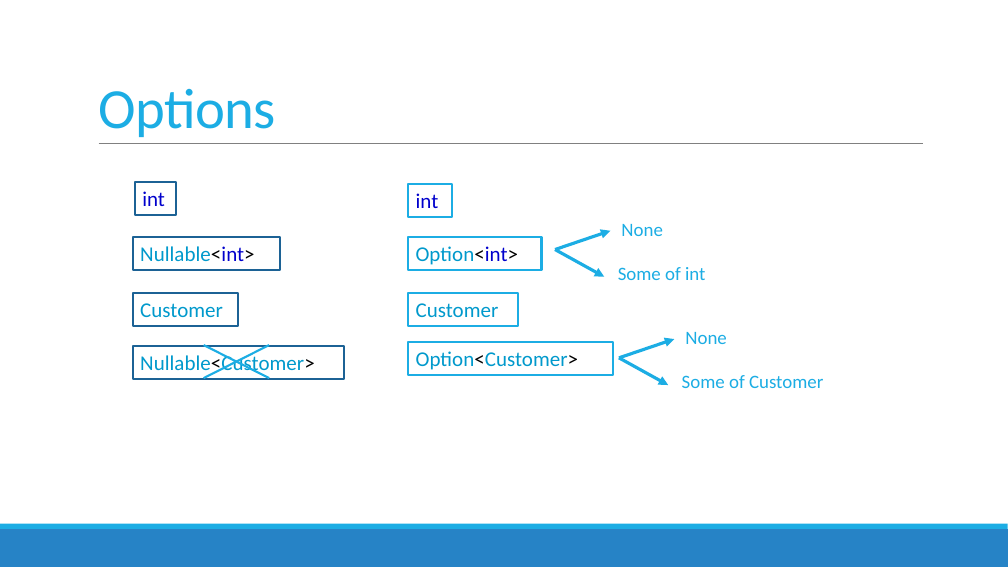
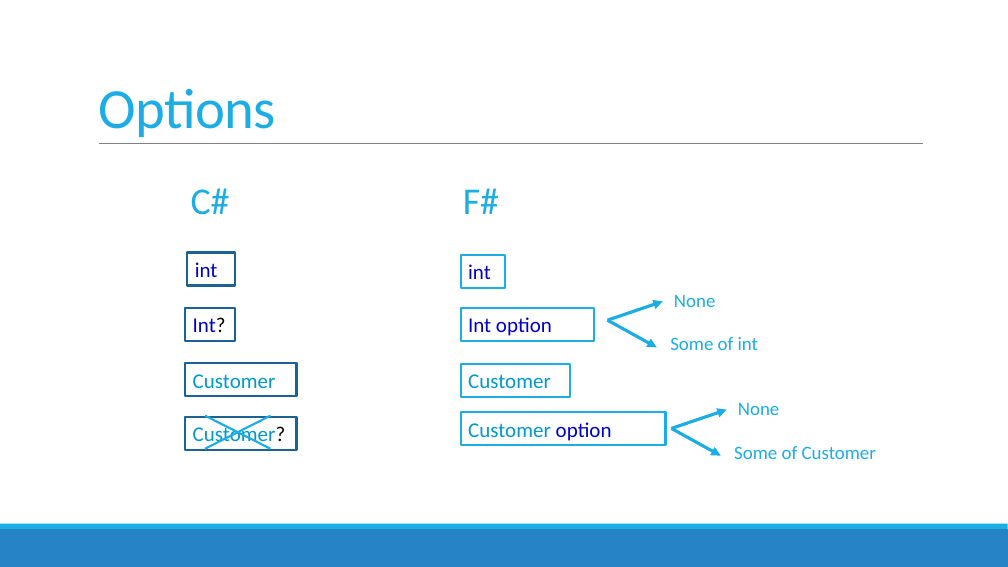
Before and after one commit to featuresnap/fsharpworkshop, a slide deck: slide 33 of FSharpWorkshop_Slides.pptx (slide 39 before the commit). Drawn at 1008x567 pixels with LibreOffice and Linux fonts; fonts in the diff are those of the drawing. Boxes give left, top, right and bottom in pixels: in the first picture for what was removed or moved away, otherwise in the second. Text is boxed around its words. In the diff, an @@ line names an element or a change of style, - is before the commit and + after.

```diff
--- a/FSharpWorkshop_Slides.pptx
+++ b/FSharpWorkshop_Slides.pptx
@@ text added at (191, 188, 230, 215), 36 pt, text #1CADE4 @@
+C#
@@ text added at (463, 188, 499, 214), 36 pt, text #1CADE4 @@
+F#
@@ rectangle "int": place and size @@
-rectangle "int" at (135, 182, 175, 216)
+rectangle "int" at (188, 253, 235, 286)
@@ rectangle "Int?": place and size @@
-rectangle "Int?" at (133, 237, 281, 271)
+rectangle "Int?" at (185, 308, 235, 341)
@@ text in rectangle at (193, 317, 226, 332): text changed; text colour #0099CC to #0000CC @@
-Nullable<int>
+Int?
@@ text in rectangle at (468, 317, 552, 336): text changed; text colour #0099CC to #0000CC @@
-Option<int>
+Int option
@@ rectangle "Customer": place and size @@
-rectangle "Customer" at (133, 293, 238, 326)
+rectangle "Customer" at (185, 364, 296, 397)
@@ rectangle "Customer?": place and size @@
-rectangle "Customer?" at (133, 346, 344, 380)
+rectangle "Customer?" at (185, 417, 296, 450)
@@ line moved from (203, 345) - (269, 378) to (205, 416) - (271, 449) @@
@@ line moved from (269, 345) - (203, 378) to (271, 416) - (205, 449) @@
@@ 4 rectangles, 2 texts, 2 arrows: place and size @@
-4 rectangles, 2 texts, 2 arrows at (408, 184, 705, 375)
+4 rectangles, 2 texts, 2 arrows at (461, 255, 758, 445)
@@ 2 texts, 2 arrows: place and size @@
-2 texts, 2 arrows at (619, 332, 823, 388)
+2 texts, 2 arrows at (671, 403, 876, 459)
@@ text in rectangle at (193, 424, 286, 448): text changed @@
-Nullable<Customer>
+Customer?
@@ text in rectangle at (468, 422, 612, 441): text changed @@
-Option<Customer>
+Customer option
```
Also in this commit, not shown: 20 other slides changed, 1 slide added, 13 slides removed, 1 other file.
